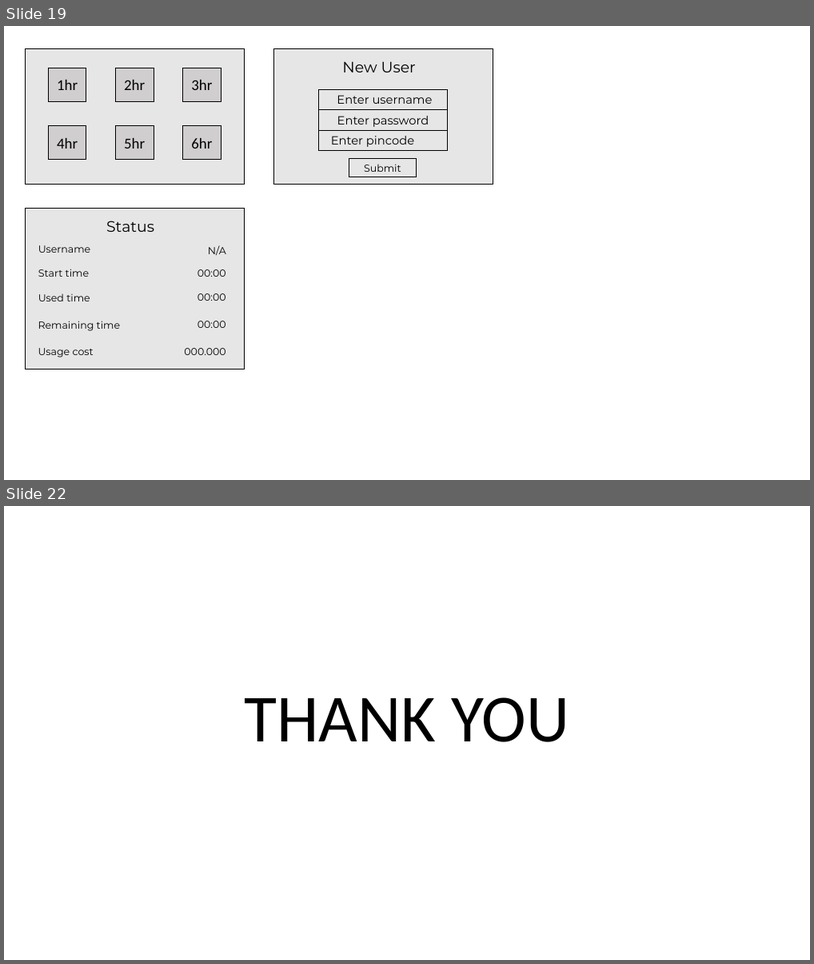
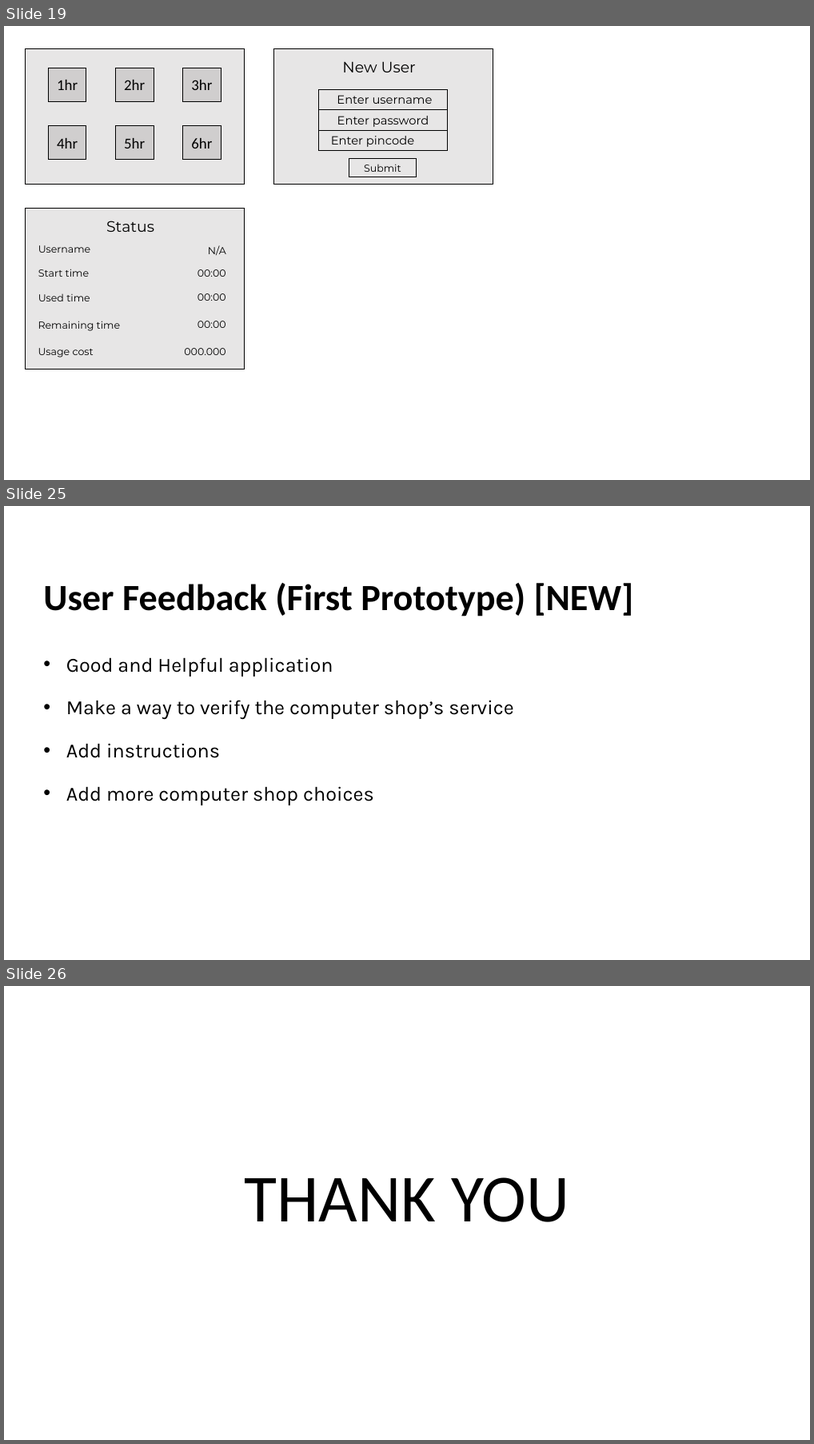
Before and after one commit to dbeler2/userdessf181-A1-dbeler2-jbermudo, a slide deck: userdes.pptx. Shown one above the other, each under a label of ours: slides 19 and 22 before the commit, slides 19, 25 and 26 after it; the slides between them are not shown. The pictures are 814x964 and 814x1444 pixels, drawn with LibreOffice and Linux fonts; fonts in the diff are those of the drawing. Boxes give left, top, right and bottom in pixels: in the first picture for what was removed or moved away, otherwise in the second. Text is boxed around its words. In the diff, an @@ line names an element or a change of style, - is before the commit and + after.

```diff
--- a/userdes.pptx
+++ b/userdes.pptx
@@ slide 25 added at box(4, 506, 810, 960), background #FFFFFF @@
@@ text added at box(43, 583, 634, 616), 44 pt, text #000000, bold @@
+User Feedback (First Prototype) [NEW]
@@ text added at box(66, 657, 514, 805), 24 pt, text #000000 @@
+• Good and Helpful application
+• Make a way to verify the computer shop’s service
+• Add instructions
+• Add more computer shop choices
@@ what was slide 22 is now slide 26 @@
```
Also in this commit, not shown: 2 slides changed, 3 other slides added.
